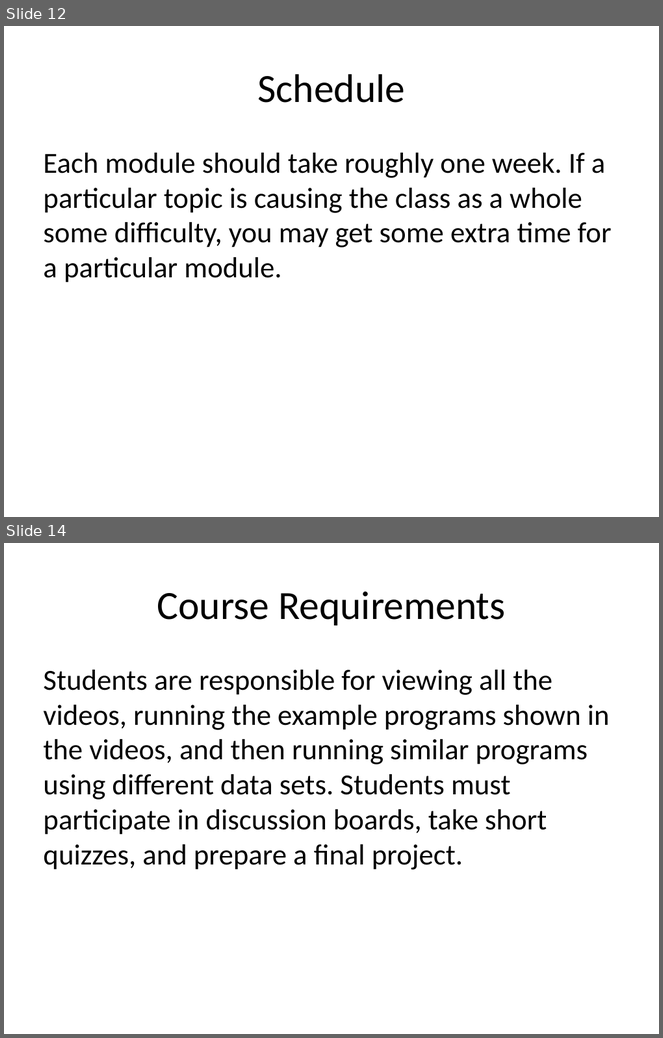
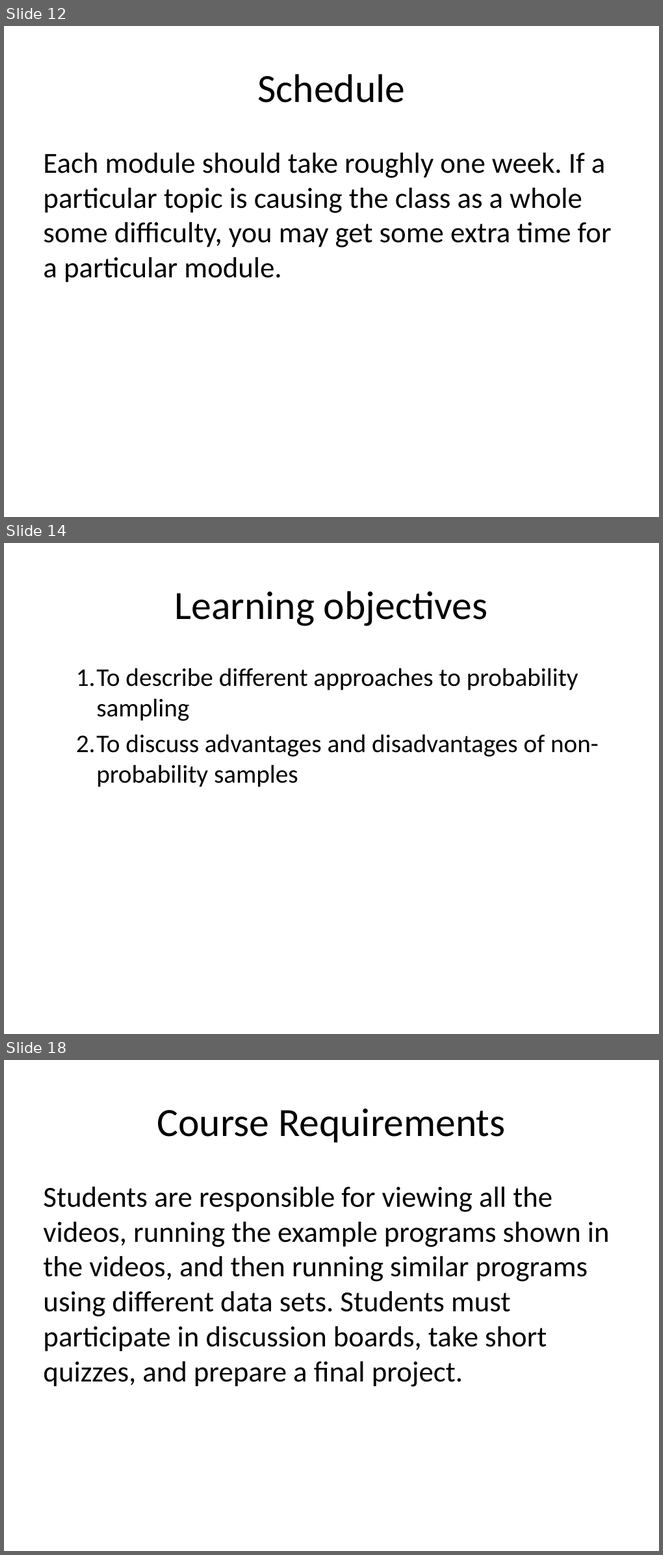
Before and after one commit to pmean/introduction-to-SAS, a slide deck: basics_syllabus/results/syllabus.pptx. Shown one above the other, each under a label of ours: slides 12 and 14 before the commit, slides 12, 14 and 18 after it; the slides between them are not shown. The pictures are 663x1038 and 663x1555 pixels, drawn with LibreOffice and Linux fonts; fonts in the diff are those of the drawing. Boxes give left, top, right and bottom in pixels: in the first picture for what was removed or moved away, otherwise in the second. Text is boxed around its words. In the diff, an @@ line names an element or a change of style, - is before the commit and + after.

```diff
--- a/basics_syllabus/results/syllabus.pptx
+++ b/basics_syllabus/results/syllabus.pptx
@@ slide 14 added at (x1=4, y1=543, x2=659, y2=1034), background #FFFFFF @@
@@ title added at (x1=175, y1=591, x2=488, y2=626), 44 pt, text #000000 @@
+Learning objectives
@@ text added at (x1=76, y1=668, x2=599, y2=787), 28 pt, text #000000 @@
+  1. To describe different approaches to probability sampling
+  2. To discuss advantages and disadvantages of non-probability samples
@@ what was slide 14 is now slide 18 @@
```
Also in this commit, not shown: 1 slide changed, 3 other slides added, 38 other files.
